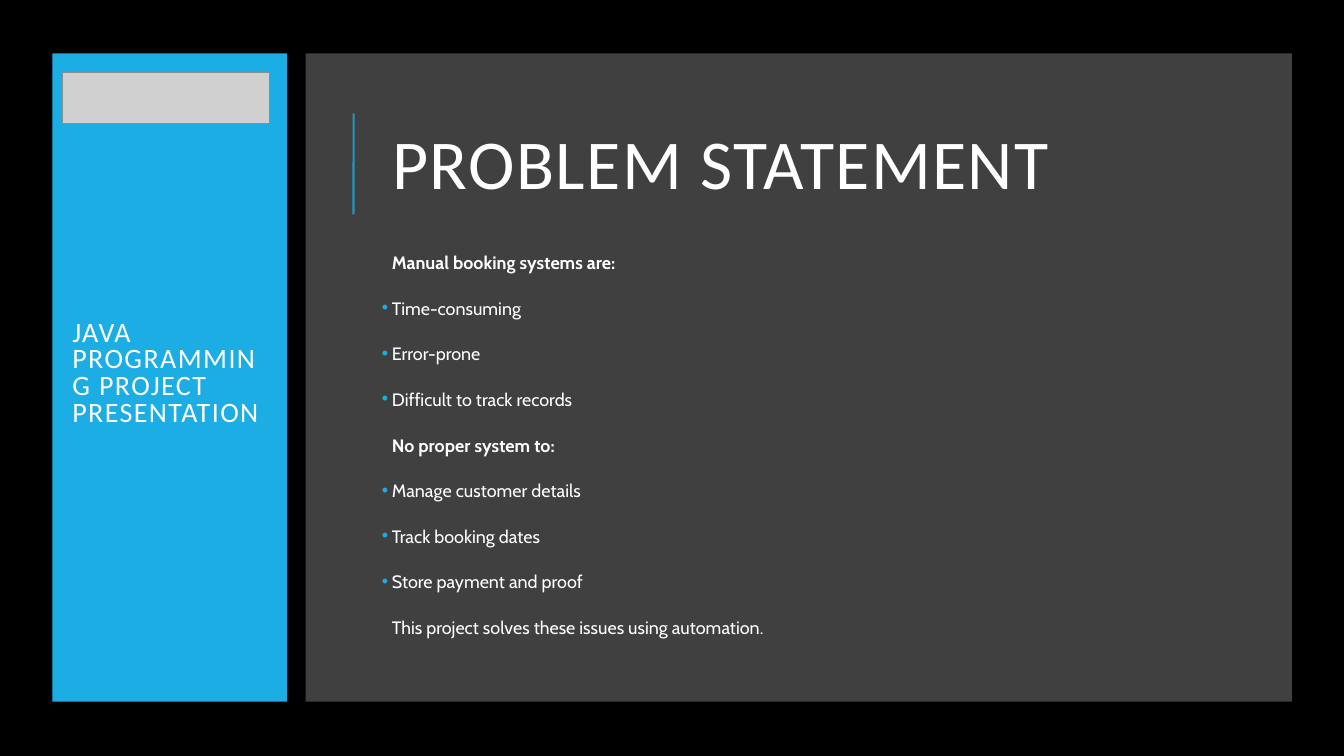
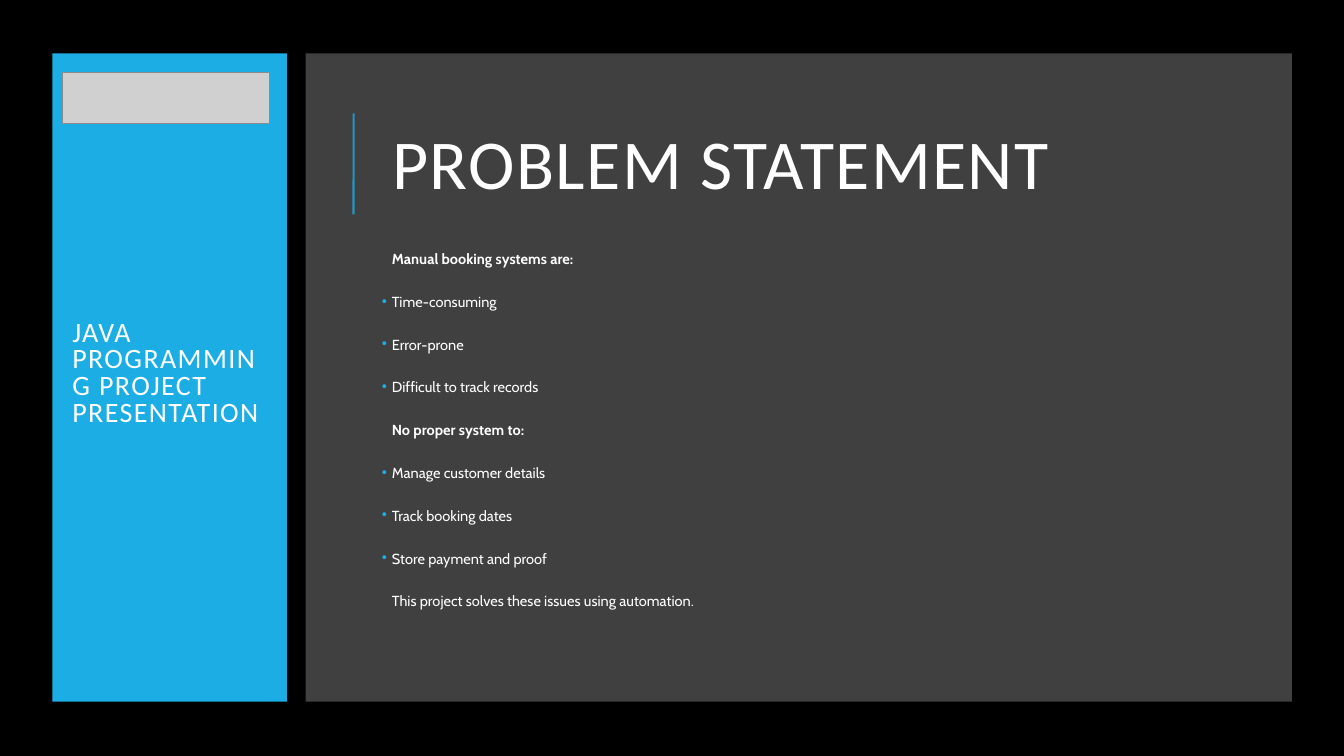
Before and after one commit to Kashini09/Java-Programming, a slide deck: slide 4 of Kashini_javaprojectppt.pptx. Drawn at 1344x756 pixels with LibreOffice and Linux fonts; fonts in the diff are those of the drawing; grey boxes stand for pictures. Boxes give left, top, right and bottom in pixels: in the first picture for what was removed or moved away, otherwise in the second. Text is boxed around its words. In the diff, an @@ line names an element or a change of style, - is before the commit and + after.

```diff
--- a/Kashini_javaprojectppt.pptx
+++ b/Kashini_javaprojectppt.pptx
@@ text "Manual booking systems are:" at box(392, 253, 693, 610): size 12.8 to 10.4 pt @@
```
Also in this commit, not shown: 4 other slides changed.
